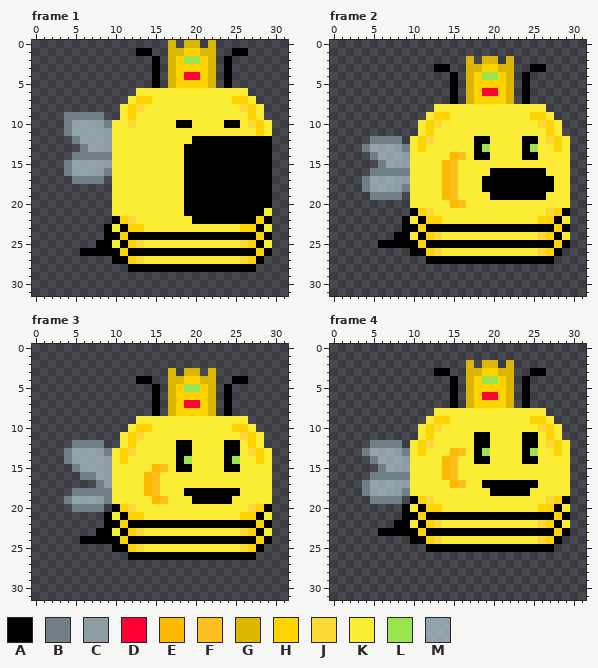
A pixel-art file gets an edit: UnityProjects/MunchyTower/Textures/Characters/Player3/Player_3_Eat.aseprite. The picture above is the old version.
32x32 pixels, 8 frames. Shown: frame 1, frame 2, frame 3, frame 4. The commit also changed other frames, which this record leaves out.
Palette (. is transparent): A #000000  B #717f86  C #95a4abe9  D #ff0035  E #ffb900  F #fcbf1e  G #dcb600  H #ffd300  J #fbd936  K #fbed36  L #99e550  M #b5cbd7b4
Pixels before, frame 1, first column x 4:
 0 .............G.GG.G.......
 1 .........AA..GGHHGG..AA...
 2 ...........A.GHLLHG.A.....
 3 ...........A.GHHHHG.A.....
 4 ...........A.GHDDHG.A.....
 5 ...........A.GHHHHG.A.....
 6 .........KKKKKKKKKKKKKK...
 7 ........KHHKKKKKKKKKKHHK..
 8 .......KHJKKKKKKKKKKKKJHK.
 9 BBBBB..KHKKKKKKKKKKKKKKHK.
10 BMMMCBKKJKKKKKAAKKKKAAKJHK
11 BMMMMCKKKKKKKKKKKKKKKKKKHK
12 .BMMMCKKKKKKKKKKAAAAAAAAAA
13 ..BMMCKKKKKKKKKAAAAAAAAAAA
14 .BBBBBKKKKKKKKKAAAAAAAAAAA
15 BMMMMCKKKKKKKKKAAAAAAAAAAA
16 BMMMCBKKKKKKKKKAAAAAAAAAAA
17 .BBBB.KKKKKKKKKAAAAAAAAAAA
18 ......KKKKKKKKKAAAAAAAAAAA
19 ......KKKKKKKKKAAAAAAAAAAA
20 ......KKKKKKKKKAAAAAAAAAAA
21 ......KKKKKKKKKAAAAAAAAAAK
22 ......AHJKKKKKKKAAAAAAAAHA
23 .....AKAHHKKKKKKKKKKKKHHAK
24 .....AAHAAAAAAAAAAAAAAAAHA
25 ....AAKAHJKKKKKKKKKKKKJHAK
26 ..AAAAAHAAAAAAAAAAAAAAAAHA
27 ......AAHJKKKKKKKKKKKKJHA.
28 ........AAAAAAAAAAAAAAAA..
Pixels before, frame 2, first column x 4:
 2 .............G.GG.G.......
 3 .........AA..GGHHGG..AA...
 4 ...........A.GHLLHG.A.....
 5 ...........A.GHHHHG.A.....
 6 ...........A.GHDDHG.A.....
 7 ...........A.GHHHHG.A.....
 8 .........KKKKKKKKKKKKKK...
 9 ........KHHKKKKKKKKKKHHK..
10 .......KHJKKKKKKKKKKKKJHK.
11 .......KHKKKKKKKKKKKKKKHK.
12 .BBBB.KHJKKKKKAAKKKKAAKJHK
13 BMMMCBKHKKKKKKALKKKKALKKHK
14 .BMMMCKKKKKEFKAAKKKKAAKKKK
15 ..BMMCKKKKEFKKKKKKKKKKKKKK
16 .BBBBBKKKKEFKKKKAAAAAAAKKK
17 BMMMMCKKKKEFKKKAAAAAAAAAKK
18 BMMMCBKKKKEFKKKAAAAAAAAAKK
19 .BBBB.KKKKEFKKKKAAAAAAAKKK
20 ......KKKKKEFKKKKKKKKKKKKK
21 ......AHJKKKKKKKKKKKKKKJHA
22 .....AKAHHKKKKKKKKKKKKHHAK
23 .....AAHAAAAAAAAAAAAAAAAHA
24 ....AAKAHJKKKKKKKKKKKKJHAK
25 ..AAAAAHAAAAAAAAAAAAAAAAHA
26 ......AAHJKKKKKKKKKKKKJHA.
27 ........AAAAAAAAAAAAAAAA..
Pixels before, frame 3, first column x 4:
 3 .............G.GG.G.......
 4 .........AA..GGHHGG..AA...
 5 ...........A.GHLLHG.A.....
 6 ...........A.GHHHHG.A.....
 7 ...........A.GHDDHG.A.....
 8 ...........A.GHHHHG.A.....
 9 .........KKKKKKKKKKKKKK...
10 ........KHHKKKKKKKKKKHHK..
11 .......KHJKKKKKKKKKKKKJHK.
12 .BBBB..KHKKKKKAAKKKKAAKHK.
13 BMMMCBKHJKKKKKAAKKKKAAKJHK
14 BMMMMCKHKKKKKKALKKKKALKKHK
15 .BMMMCKKKKKEFKAAKKKKAAKKKK
16 ..BBMCKKKKEFKKKKKKKKKKKKKK
17 ....BCKKKKEFKKKKKKKKKKKKKK
18 .BBBBBKKKKEFKKKAAAAAAAKKKK
19 BMMMCBKKKKKEFKKKAAAAAKKKKK
20 .BBBB.AHJKKKKKKKKKKKKKKJHA
21 .....AKAHHKKKKKKKKKKKKHHAK
22 .....AAHAAAAAAAAAAAAAAAAHA
23 ....AAKAHJKKKKKKKKKKKKJHAK
24 ..AAAAAHAAAAAAAAAAAAAAAAHA
25 ......AAHJKKKKKKKKKKKKJHA.
26 ........AAAAAAAAAAAAAAAA..
Pixels before, frame 4, first column x 4:
 2 .............G.GG.G.......
 3 .........AA..GGHHGG..AA...
 4 ...........A.GHLLHG.A.....
 5 ...........A.GHHHHG.A.....
 6 ...........A.GHDDHG.A.....
 7 ...........A.GHHHHG.A.....
 8 .........KKKKKKKKKKKKKK...
 9 ........KHHKKKKKKKKKKHHK..
10 .......KHJKKKKKKKKKKKKJHK.
11 .......KHKKKKKAAKKKKAAKHK.
12 .BBBB.KHJKKKKKAAKKKKAAKJHK
13 BMMMCBKHKKKEFKALKKKKALKKHK
14 .BMMMCKKKKEFKKAAKKKKAAKKKK
15 ..BMMCKKKKEFKKKKKKKKKKKKKK
16 .BBBBBKKKKEFKKKKKKKKKKKKKK
17 BMMMMCKKKKKEFKKAAAAAAAKKKK
18 BMMMCBKKKKKKKKKKAAAAAKKKKK
19 .BBBB.AHJKKKKKKKKKKKKKKJHA
20 .....AKAHHKKKKKKKKKKKKHHAK
21 .....AAHAAAAAAAAAAAAAAAAHA
22 ....AAKAHJKKKKKKKKKKKKJHAK
23 ..AAAAAHAAAAAAAAAAAAAAAAHA
24 ......AAHJKKKKKKKKKKKKJHA.
25 ........AAAAAAAAAAAAAAAA..
After:
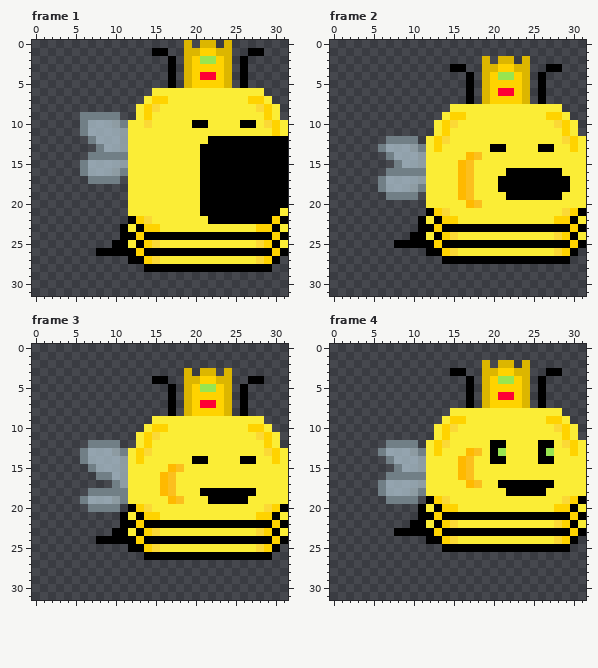
What changed:
Changed rows in their new state; - is an unchanged pixel.
Frame 1:
first column x 4:
 0 -------------.--.G--G-------
 1 ---------..AA..GGHHGG..AA---
 2 -----------.-A.GHLLHG-A-----
 3 -----------.-A.G--HHG-A-----
 4 -----------.-A.GHDDHG-A-----
 5 -----------.-A.G--HHG-A-----
 6 ---------..------------KK---
 7 --------..KHH--------KKHHK--
 8 -------..KHJ----------KKJHK-
 9 ..---BB..-H------------K-HK-
10 ..B-MMCBK-J---KKAA--KKAAKJHK
11 ..B--MMC----------------K-HK
12 -..B-MMC--------KK--------AA
13 --..BMMC-------KK---------AA
14 -..---BB-------KK---------AA
15 ..B--MMC-------KK---------AA
16 ..B-MMCB-------KK---------AA
17 -..--BB.-------KK---------AA
18 ------..-------KK---------AA
19 ------..-------KK---------AA
20 ------..-------KK---------AA
21 ------..-------KK--------AAK
22 ------..AHJ-----KK------A-HA
23 -----..-KAHH----------KKHHAK
24 -----..A-H--------------A-HA
25 ----..A-KAHJ----------KKJHAK
26 --..---A-H--------------A-HA
27 ------..AAHJ----------KKJHA-
28 --------..--------------AA--
Frame 2:
first column x 4:
 2 -------------.--.G--G-------
 3 ---------..AA..GGHHGG..AA---
 4 -----------.-A.GHLLHG-A-----
 5 -----------.-A.G--HHG-A-----
 6 -----------.-A.GHDDHG-A-----
 7 -----------.-A.G--HHG-A-----
 8 ---------..------------KK---
 9 --------..KHH--------KKHHK--
10 -------..KHJ----------KKJHK-
11 -------..-H------------K-HK-
12 -..--BB.KHJ---KK----KK-KKJHK
13 ..B-MMCB-H----KKAA--KKAAK-HK
14 -..B-MMC---KKEFK----KK----KK
15 --..BMMC--KKEF------------KK
16 -..---BB--KKEF--KK-----AA-KK
17 ..B--MMC--KKEF-KK-------AAKK
18 ..B-MMCB--KKEF-KK-------AAKK
19 -..--BB.--KKEF--KK-----AA-KK
20 ------..---KKEF-----------KK
21 ------..AHJ------------KKJHA
22 -----..-KAHH----------KKHHAK
23 -----..A-H--------------A-HA
24 ----..A-KAHJ----------KKJHAK
25 --..---A-H--------------A-HA
26 ------..AAHJ----------KKJHA-
27 --------..--------------AA--
Frame 3:
first column x 4:
 3 -------------.--.G--G-------
 4 ---------..AA..GGHHGG..AA---
 5 -----------.-A.GHLLHG-A-----
 6 -----------.-A.G--HHG-A-----
 7 -----------.-A.GHDDHG-A-----
 8 -----------.-A.G--HHG-A-----
 9 ---------..------------KK---
10 --------..KHH--------KKHHK--
11 -------..KHJ----------KKJHK-
12 -..--BB..-H---KK----KK-K-HK-
13 ..B-MMCBKHJ---KK----KK-KKJHK
14 ..B--MMC-H----KKAA--KKAAK-HK
15 -..B-MMC---KKEFK----KK----KK
16 --..BBMC--KKEF------------KK
17 ----..BC--KKEF------------KK
18 -..---BB--KKEF-KK-----AA--KK
19 ..B-MMCB---KKEF-KK---AA---KK
20 -..--BB.AHJ------------KKJHA
21 -----..-KAHH----------KKHHAK
22 -----..A-H--------------A-HA
23 ----..A-KAHJ----------KKJHAK
24 --..---A-H--------------A-HA
25 ------..AAHJ----------KKJHA-
26 --------..--------------AA--
Frame 4:
first column x 4:
 2 -------------.--.G--G-------
 3 ---------..AA..GGHHGG..AA---
 4 -----------.-A.GHLLHG-A-----
 5 -----------.-A.G--HHG-A-----
 6 -----------.-A.GHDDHG-A-----
 7 -----------.-A.G--HHG-A-----
 8 ---------..------------KK---
 9 --------..KHH--------KKHHK--
10 -------..KHJ----------KKJHK-
11 -------..-H---KK----KK-K-HK-
12 -..--BB.KHJ---KKAA--KKAAKJHK
13 ..B-MMCB-H-KKEFKAL--KKALK-HK
14 -..B-MMC--KKEFKKAA--KKAA--KK
15 --..BMMC--KKEF------------KK
16 -..---BB--KKEF------------KK
17 ..B--MMC---KKEFKK-----AA--KK
18 ..B-MMCB--------KK---AA---KK
19 -..--BB.AHJ------------KKJHA
20 -----..-KAHH----------KKHHAK
21 -----..A-H--------------A-HA
22 ----..A-KAHJ----------KKJHAK
23 --..---A-H--------------A-HA
24 ------..AAHJ----------KKJHA-
25 --------..--------------AA--
